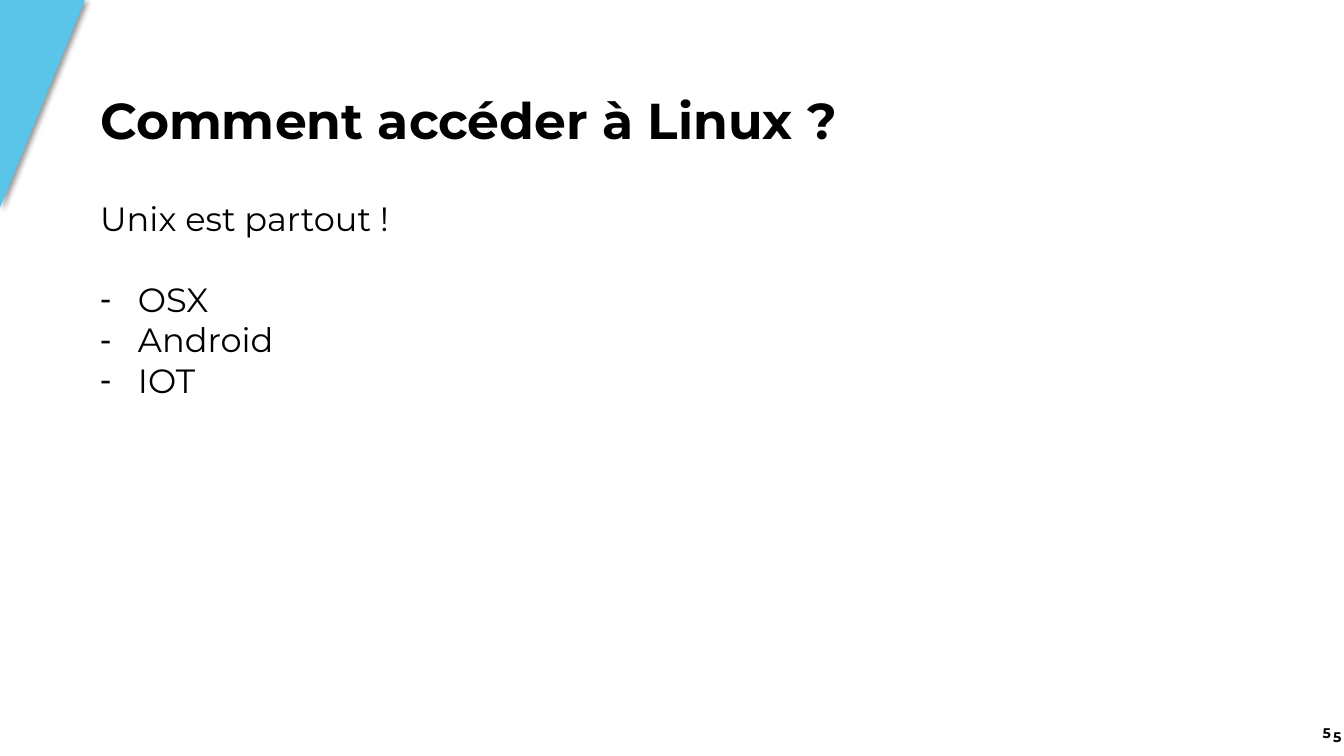
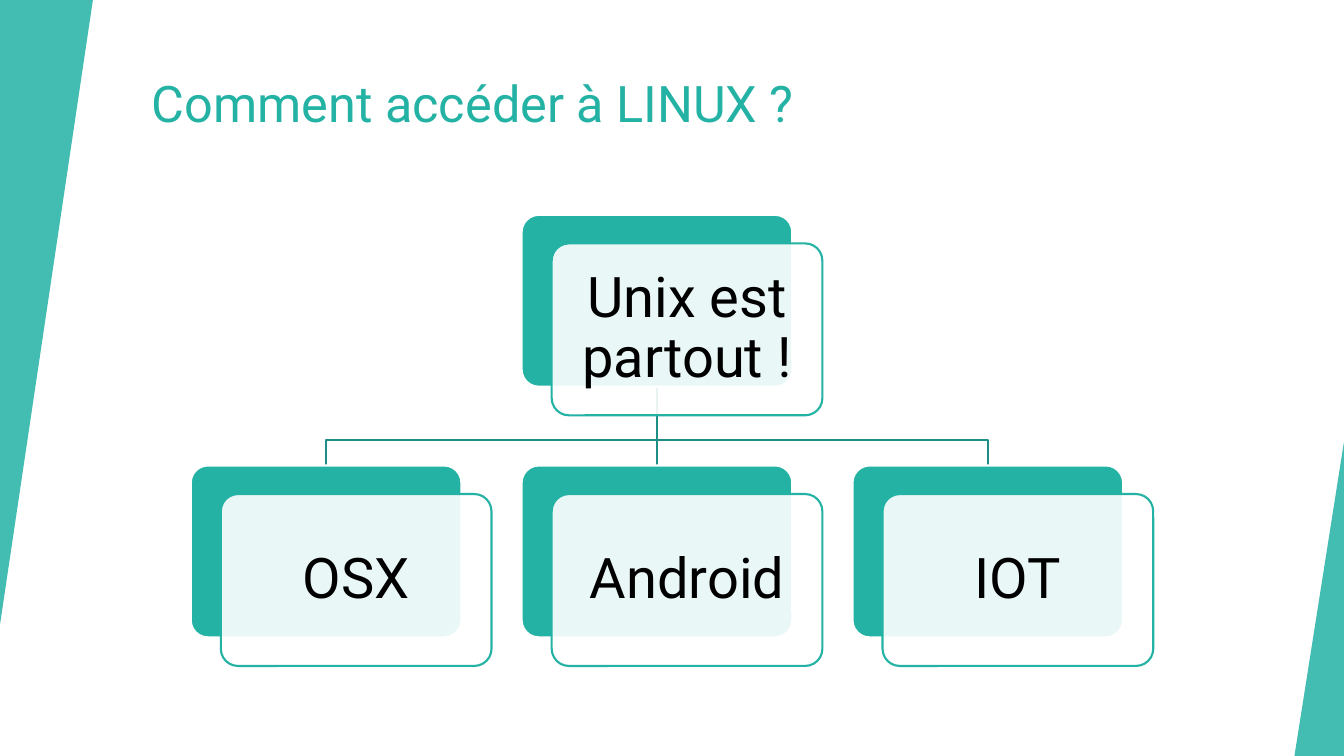
Before and after one commit to Lyon-Ynov-Campus/Docs, a slide deck: slide 7 of Ymmersions/Ymmersion - Linux.pptx (slide 5 before the commit). Drawn at 1344x756 pixels with LibreOffice and Linux fonts; fonts in the diff are those of the drawing; background and template pictures are left out. Boxes give left, top, right and bottom in pixels: in the first picture for what was removed or moved away, otherwise in the second. Text is boxed around its words. In the diff, an @@ line names an element or a change of style, - is before the commit and + after.

Commit message:
New presentation for Ymmersion Linux

```diff
--- a/Ymmersions/Ymmersion - Linux.pptx
+++ b/Ymmersions/Ymmersion - Linux.pptx
@@ triangle removed at [0, 0, 85, 208] @@
@@ rectangle added at [0, 0, 1344, 756], fill #FFFFFF @@
@@ triangle added at [0, 0, 93, 625], fill #23B2A4 at 85% opacity @@
@@ text "Comment accéder à LINUX ?" at [152, 84, 757, 123]: vertical alignment middle to top @@
@@ text at [152, 84, 757, 123]: text changed; font Montserrat to Roboto; text colour #000000 to #23B2A4; bold off @@
-Comment accéder à Linux ?
+Comment accéder à LINUX ?
@@ text removed at [100, 206, 371, 394] @@
-Unix est partout !
-– OSX
-– Android
-– IOT
@@ group added at [0, 0, 1344, 756]: 5 freeform shapes, 3 triangles @@
@@ group added at [0, 0, 1344, 756]: 5 freeform shapes, 3 triangles, 2 lines @@
@@ triangle added at [1295, 443, 1344, 756], fill #23B2A4 at 85% opacity @@
@@ group added at [191, 215, 1154, 666]: 8 rounded rectangles, 4 texts, 3 freeform shapes @@
+Unix est partout !
+OSX
+Android
+IOT
@@ page number removed at [1290, 713, 1342, 753] @@
-5
@@ page number removed at [1300, 718, 1344, 756] @@
-5
```
Also in this commit, not shown: 7 other slides changed, 5 slides added, 4 slides removed.
